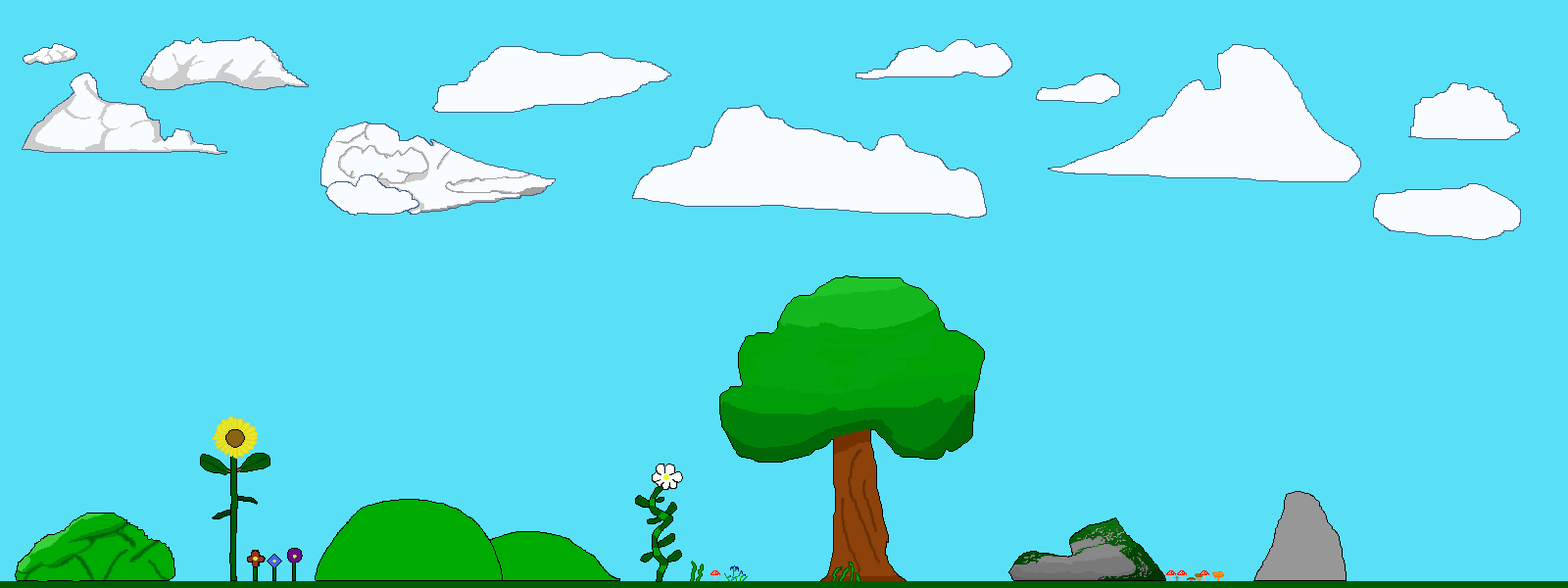
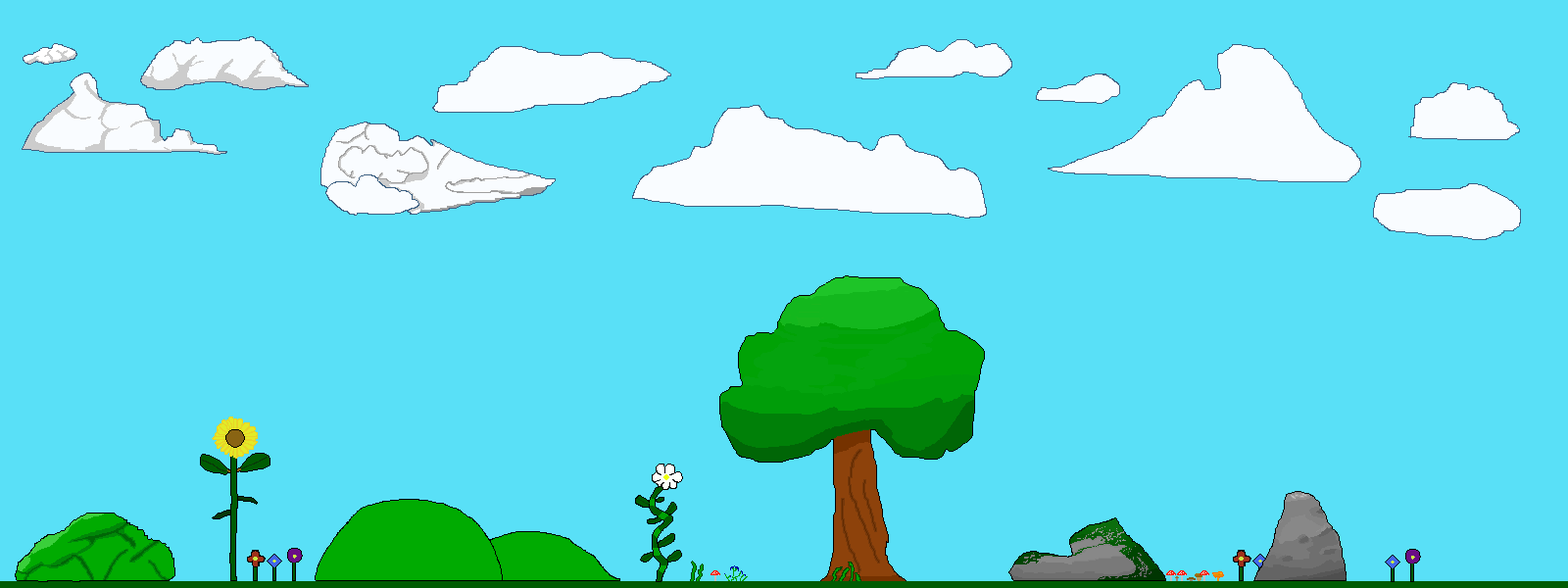
Layered file, before and after one edit (1568px x 588px). Changes by layer:
painted on "Cloud" over left=1232, top=491, right=1421, bottom=583
painted on "Shading" (2nd of 2, in "Grass-Background-Group") over left=1232, top=491, right=1421, bottom=583
painted on "Paint Layer 2", masked it over left=1232, top=491, right=1347, bottom=582
painted on "Paint Layer 1" over left=1232, top=491, right=1347, bottom=582
added layer "Grass Merged" (1st of 4, in "Grass-Background-Group") in group "Grass-Background-Group" over left=1243, top=491, right=1421, bottom=583
added layer "Grass Merged" (2nd of 4, in "Grass-Background-Group") in group "Grass-Background-Group" over left=1306, top=502, right=1421, bottom=583
added layer "Grass Merged" (3rd of 4, in "Grass-Background-Group") in group "Grass-Background-Group" over left=1232, top=501, right=1300, bottom=582
painted on "Grass Merged" (4th of 4, in "Grass-Background-Group") over left=1232, top=491, right=1421, bottom=583
painted on "Grass-Bottom" over left=1237, top=564, right=1415, bottom=583
painted on "Background" over left=1232, top=491, right=1421, bottom=583
